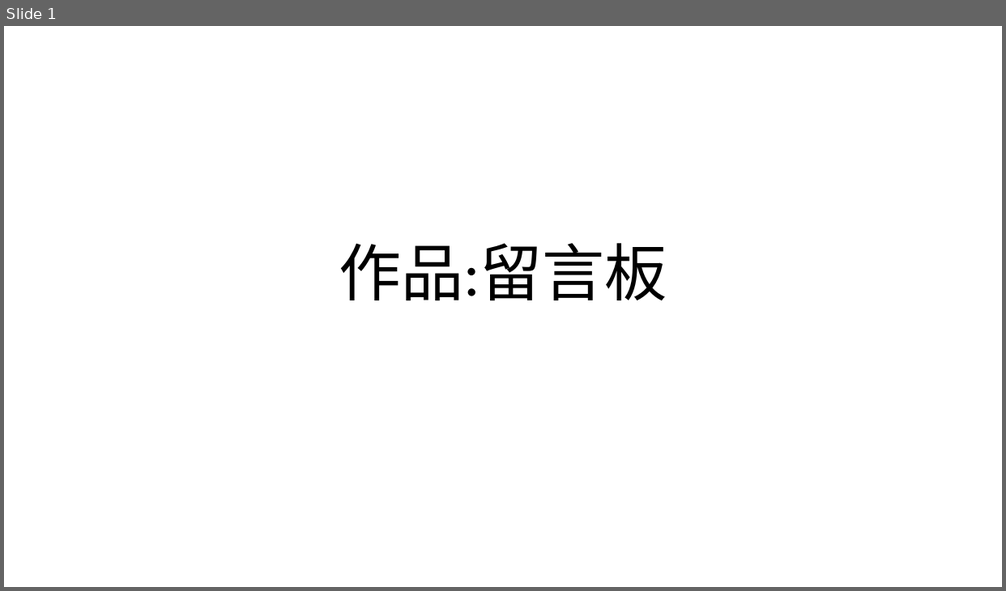
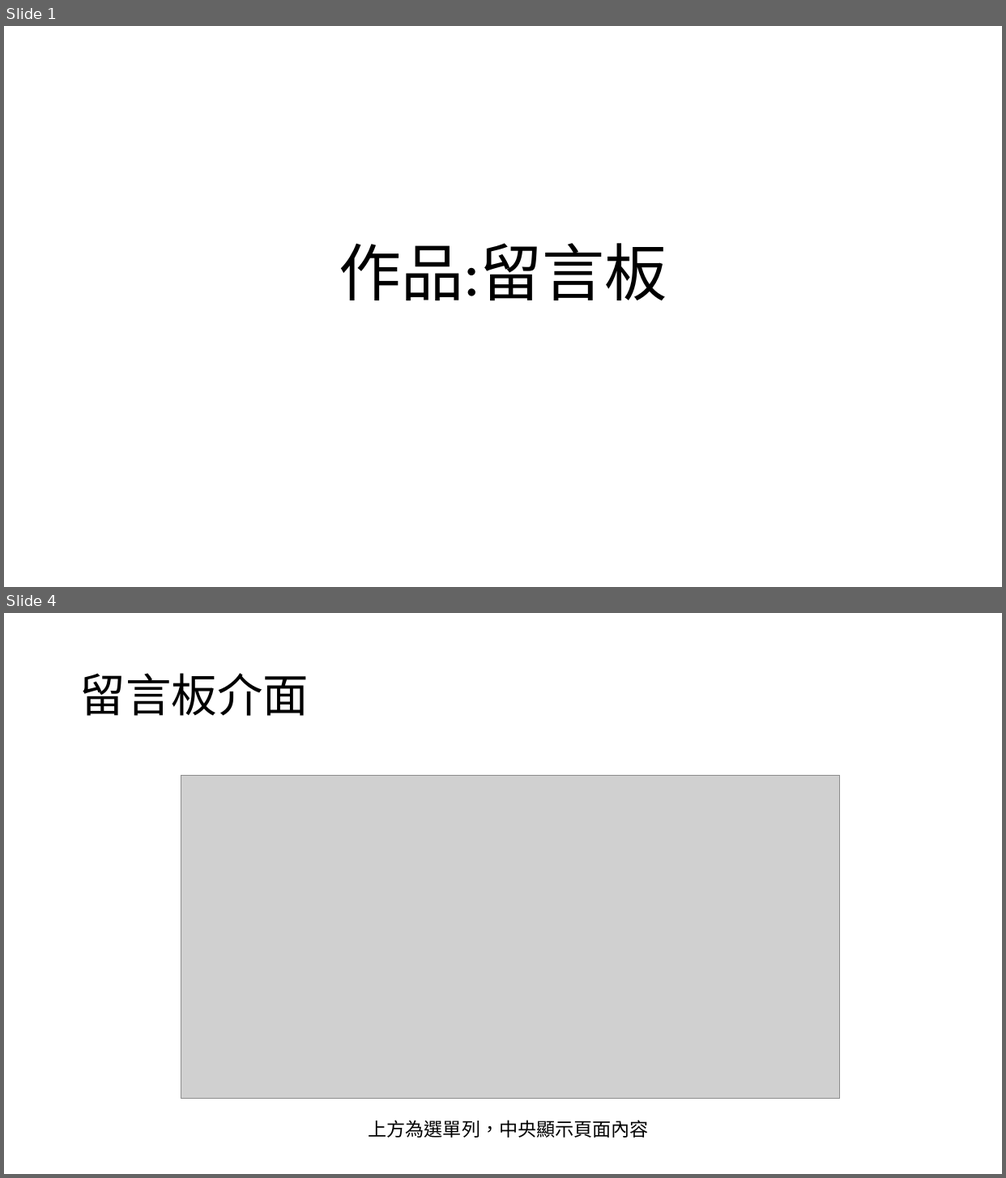
Before and after one commit to huxanya01/bulletin_laravel_vue, a slide deck: 作品留言板.pptx. Shown one above the other, each under a label of ours: slide 1 before the commit, slides 1 and 4 after it; the slides between them are not shown. The pictures are 1006x591 and 1006x1178 pixels, drawn with LibreOffice and Linux fonts; fonts in the diff are those of the drawing; grey boxes stand for pictures. Boxes give left, top, right and bottom in pixels: in the first picture for what was removed or moved away, otherwise in the second. Text is boxed around its words. In the diff, an @@ line names an element or a change of style, - is before the commit and + after.

```diff
--- a/作品留言板.pptx
+++ b/作品留言板.pptx
@@ slide 4 added at [4,613,1002,1174], background #FFFFFF @@
@@ title added at [80,673,309,716], 44 pt, text #000000 @@
+留言板介面
@@ picture added at [181,776,840,1100] @@
@@ text added at [368,1120,649,1138], 18 pt, text #000000 @@
+上方為選單列，中央顯示頁面內容
```
Also in this commit, not shown: 8 slides changed, 1 other file.
